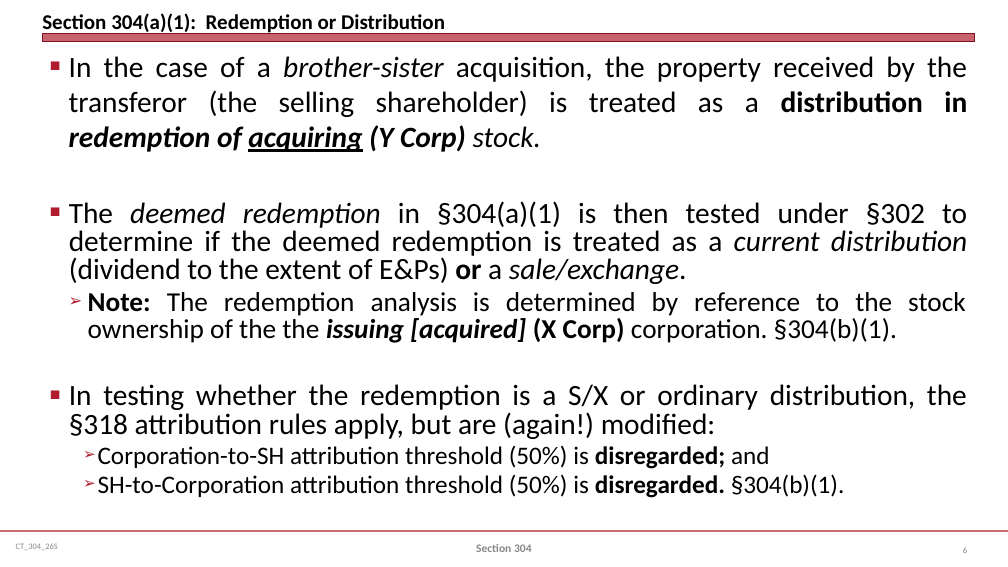
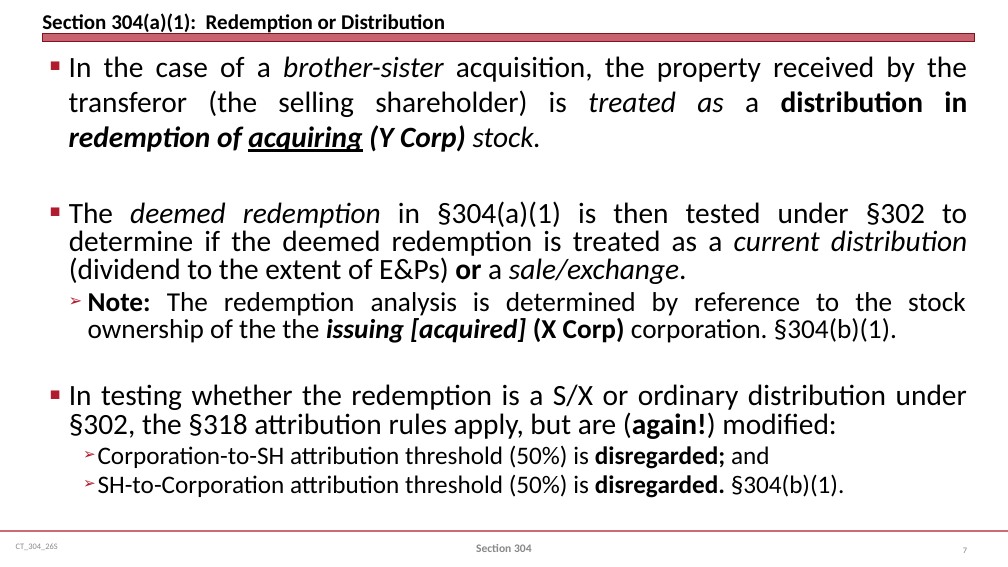
Before and after one commit to jmc877/Corporate-Tax, a slide deck: slide 7 of slides/CT_304_26S.pptx (slide 6 before the commit). Drawn at 1008x567 pixels with LibreOffice and Linux fonts; fonts in the diff are those of the drawing. Boxes give left, top, right and bottom in pixels: in the first picture for what was removed or moved away, otherwise in the second. Text is boxed around its words. In the diff, an @@ line names an element or a change of style, - is before the commit and + after.

```diff
--- a/slides/CT_304_26S.pptx
+++ b/slides/CT_304_26S.pptx
@@ text at (69, 56, 967, 152): italic on in "treated as" @@
@@ text at (69, 384, 967, 439): text changed @@
-■ In testing whether the redemption is a S/X or ordinary distribution, the §318 attribution rules apply, but are (again!) modified:
+■ In testing whether the redemption is a S/X or ordinary distribution under §302, the §318 attribution rules apply, but are (again!) modified:
```
Also in this commit, not shown: 7 other slides changed, 1 slide added.
